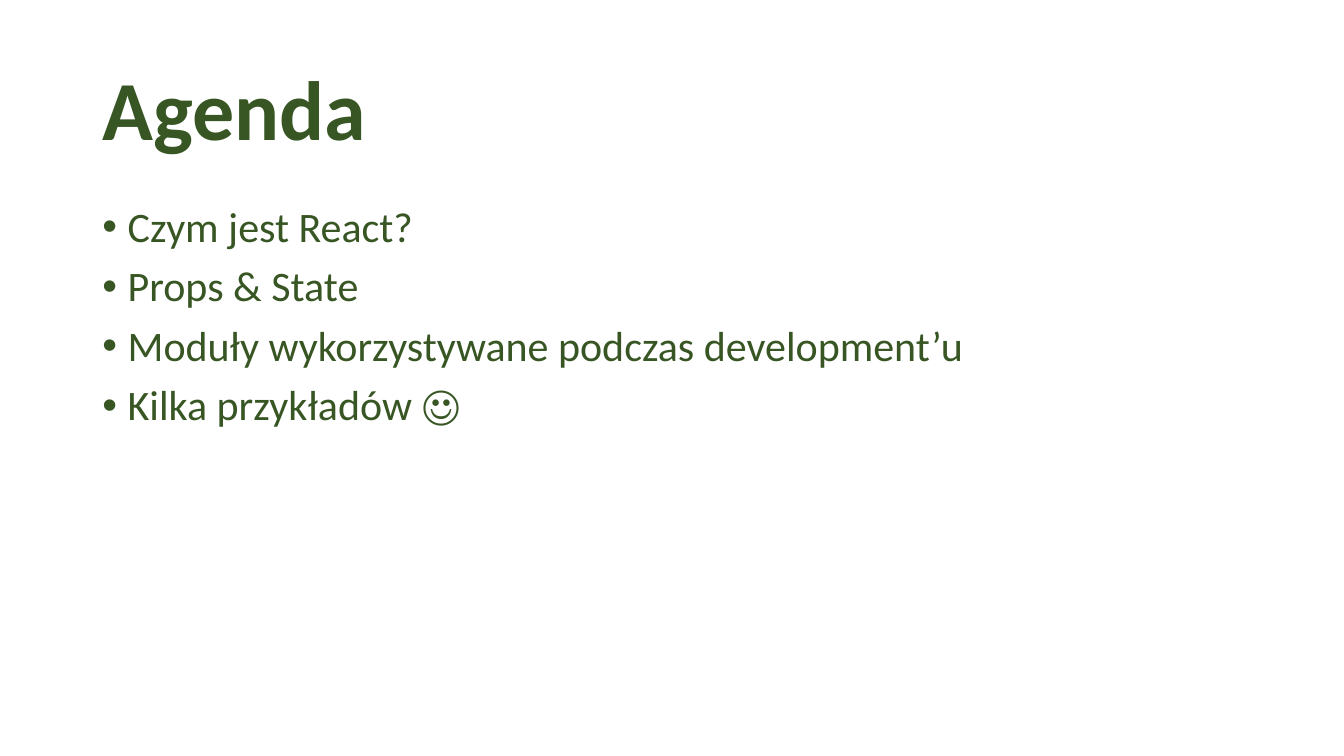
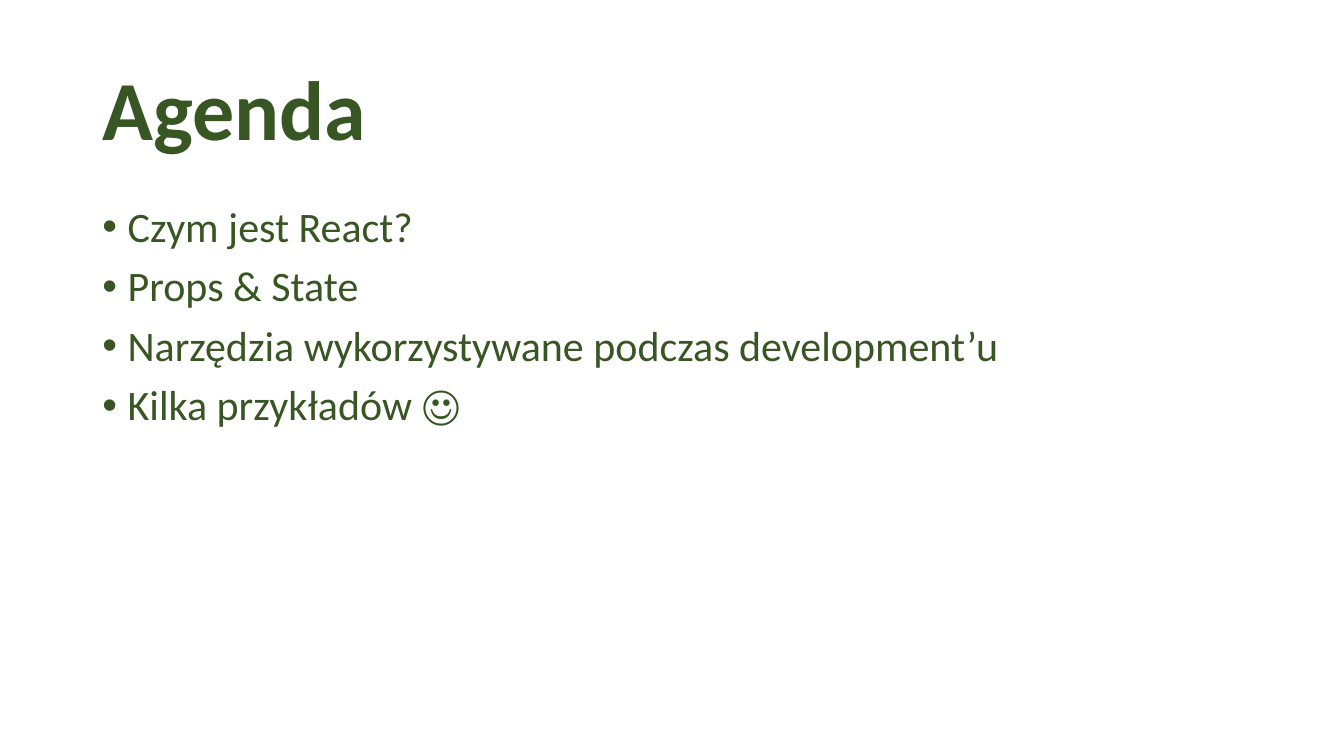
Before and after one commit to tim91/technologies-example, a slide deck: slide 1 of reactJS/Prezentacja.pptx. Drawn at 1344x756 pixels with LibreOffice and Linux fonts; fonts in the diff are those of the drawing; background and template pictures are left out. Boxes give left, top, right and bottom in pixels: in the first picture for what was removed or moved away, otherwise in the second. Text is boxed around its words. In the diff, an @@ line names an element or a change of style, - is before the commit and + after.

```diff
--- a/reactJS/Prezentacja.pptx
+++ b/reactJS/Prezentacja.pptx
@@ text at (128, 331, 998, 368): text changed @@
-• Moduły wykorzystywane podczas development’u
+• Narzędzia wykorzystywane podczas development’u
```
Also in this commit, not shown: 2 other slides changed, 1 other file.
